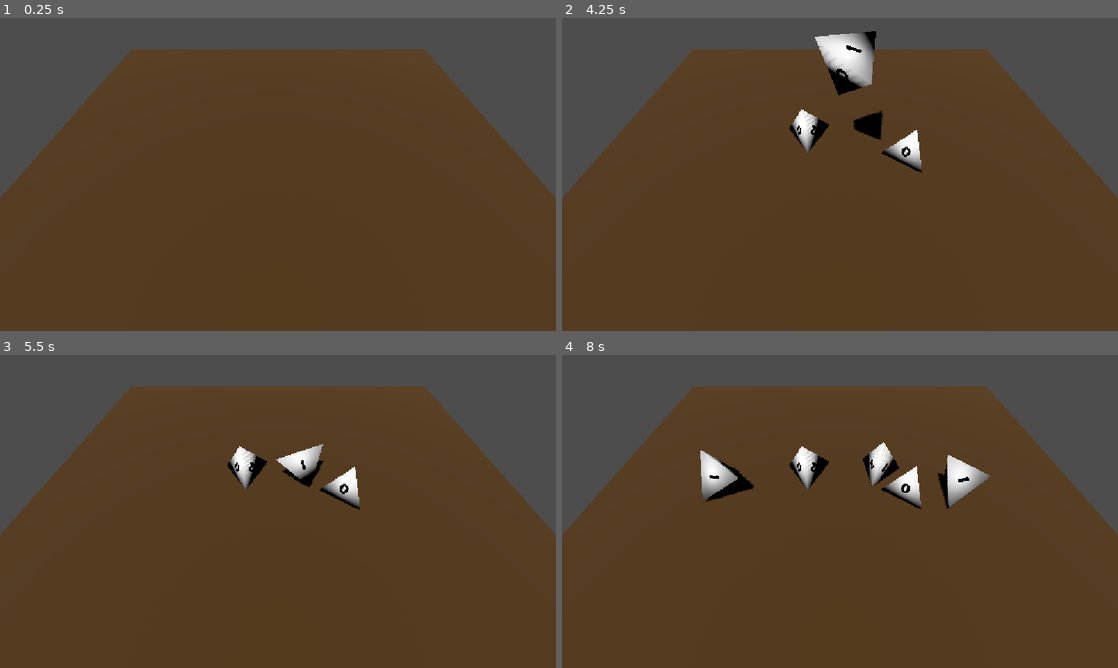
Above: before the commit, frames 1-4 (two rows, left to right).
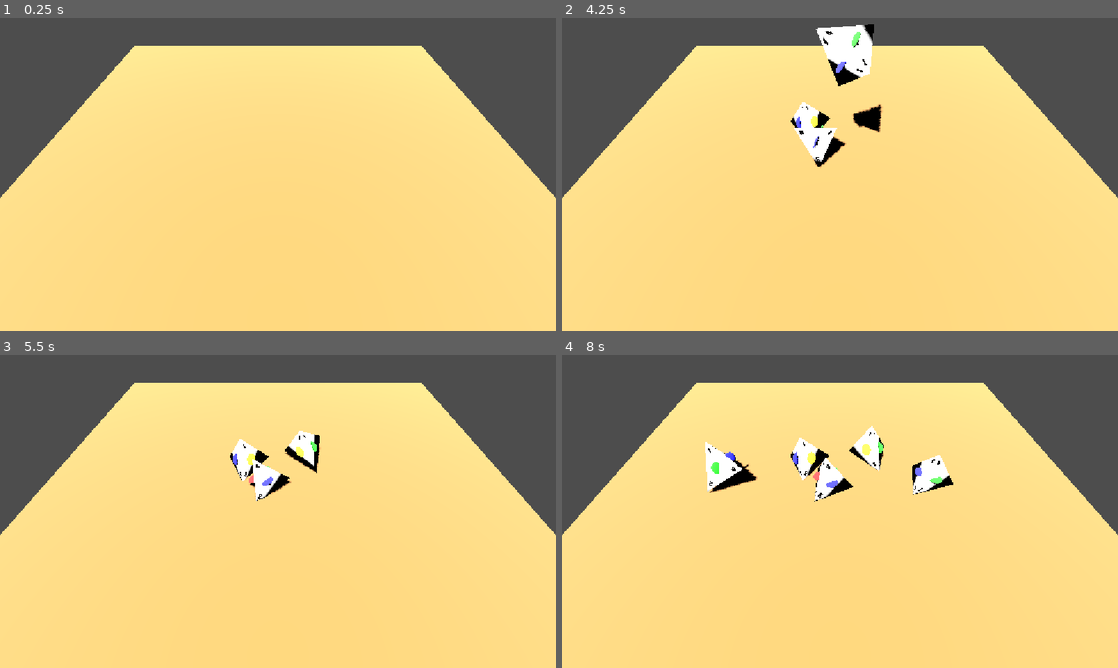
Above: after the commit, the same moments.

Repository: MagicNube/Burn-The-Dice
Game: Godot game, scene res://modules/environment/table.tscn
The game is run twice, just before and just after one commit, with the same random seed, the same clock (stepped at 60 frames per second) and the same inputs. This scene is started directly instead of the project's main scene.
Inputs (mouse positions are in pixels of both pictures, inside the frame that each line leads up to):
- Up to frame 1 (0.25 s): no input
- Up to frame 2 (4.25 s): tap Enter (ui_accept) at 0.5, 0.77, 3.77 s; move the mouse to (962, 158) at 0.52 s; click (962, 158) at 0.67 s; drag from (728, 190) to (812, 237) at 1.27 s; move the mouse to (895, 105) at 2.02 s; click (895, 105) at 2.17 s; drag from (812, 237) to (673, 127) at 2.77 s; move the mouse to (1006, 221) at 3.52 s; click (1006, 221) at 3.67 s
- Up to frame 3 (5.5 s): drag from (111, 464) to (194, 433) at 4.27 s; move the mouse to (305, 511) at 5.02 s; click (305, 511) at 5.17 s
- Up to frame 4 (8 s): drag from (756, 433) to (728, 527) at 5.77 s; tap Enter (ui_accept) at 6.5, 6.77 s; move the mouse to (962, 495) at 6.52 s; click (962, 495) at 6.67 s; drag from (728, 527) to (812, 574) at 7.27 s

The runs differ from the first frame. In frame 1, 79% of the frame differs, in the area x 0-100%, y 8-100%; in frame 2, 79%; in frame 3, 79%; in frame 4, 79%.

Commit message:
Lanzar D4 se funciona correctamente

Diff:
--- a/modules/dice/data/blueprints/die_blueprint.gd
+++ b/modules/dice/data/blueprints/die_blueprint.gd
@@ -16,10 +16,10 @@
 	set(value):
 		is_combustible = value
 		if not value:
-			special_effect = ""
+			burn_effect = "Incombustible"
 		notify_property_list_changed()
 
-@export_multiline var special_effect: String
+@export_multiline var burn_effect: String
 
 @export var is_rigged: bool = false:
 	set(value):
--- /dev/null
+++ b/modules/dice/data/content/d4_layout.gd
@@ -0,0 +1,16 @@
+class_name D4Layout
+extends Resource
+
+const LAYOUT = {
+	# ROJO
+	0: [1,2,3],
+
+	# AZUL
+	1: [2,0,3],
+
+	# VERDE
+	2: [0,1,3],
+
+	# AMARILLO
+	3: [2,1,0]
+}
--- a/modules/dice/data/definitions/d4_definition.gd
+++ b/modules/dice/data/definitions/d4_definition.gd
@@ -2,12 +2,15 @@
 extends DiceDefinition
 
 func get_winning_face_id(markers: Array[MarkerFace]) -> int:
-	var lowest = INF
+	var best_dot = -INF
 	var winner = -1
 
 	for marker in markers:
-		if marker.global_position.y < lowest:
-			lowest = marker.global_position.y
+		var world_normal = marker.get_world_normal()
+		var dot = world_normal.dot(Vector3.DOWN)
+
+		if dot > best_dot:
+			best_dot = dot
 			winner = marker.id
 
 	return winner
--- a/modules/dice/data/definitions/dice_definition.gd
+++ b/modules/dice/data/definitions/dice_definition.gd
@@ -8,6 +8,10 @@
 	var winner = -1
 
 	for marker in markers:
+		print(
+		"ID:", marker.id,
+		" Pos:", marker.global_position
+	)
 		if marker.global_position.y > highest:
 			highest = marker.global_position.y
 			winner = marker.id
--- a/modules/dice/data/definitions/face_geometry.gd
+++ b/modules/dice/data/definitions/face_geometry.gd
@@ -5,8 +5,12 @@
 @export var uv_center: Vector2
 @export var rotation_deg: float
 @export var center_local: Vector3
+@export var local_normal: Vector3
+@export var uv_vertices: PackedVector2Array
 
-func _init(center: Vector3, uv: Vector2, rot: float) -> void:
+func _init(center: Vector3, uv: Vector2, rot: float, normal: Vector3 = Vector3.ZERO,  uvs: PackedVector2Array = PackedVector2Array()) -> void:
 	center_local = center
 	uv_center = uv
 	rotation_deg = rot
+	local_normal = normal
+	uv_vertices = uvs
--- a/modules/dice/data/registry/dice_registry.gd
+++ b/modules/dice/data/registry/dice_registry.gd
@@ -1,8 +1,13 @@
 class_name DiceRegistry
 extends RefCounted
 
+
 static func get_definition(type: DieType.Type) -> DiceDefinition:
-	var def = DiceDefinition.new()
+	var def : DiceDefinition
+	if type == DieType.Type.D4:
+		def = D4Definition.new()
+	else:
+		def = DiceDefinition.new()
 	var geometry_list: Array[FaceGeometry] = []
 
 	match type:
@@ -17,10 +22,10 @@
 			]
 		DieType.Type.D4:
 			geometry_list = [
-				FaceGeometry.new(Vector3(-0.3914, 0.0000, 0.1218), Vector2(0.1405, 0.7636), 150.71),
-				FaceGeometry.new(Vector3(0.1957, -0.2946, 0.1218), Vector2(0.7249, 0.7342), -149.34),
-				FaceGeometry.new(Vector3(0.0000, 0.0000, -0.3655), Vector2(0.1409, 0.2808), 36.71),
-				FaceGeometry.new(Vector3(0.1957, 0.2946, 0.1218), Vector2(0.7139, 0.2361), -145.97)
+				FaceGeometry.new(Vector3(0.1957, 0.2946, 0.1218), Vector2.ZERO, 0.0, Vector3(0.4219, 0.8409, 0.3389), PackedVector2Array([Vector2(0.8595, 0.5016), Vector2(0.4226, 0.2066), Vector2(0.8595, -0.0000)])),
+				FaceGeometry.new(Vector3(-0.3914, 0.0000, 0.1218), Vector2.ZERO, 0.0, Vector3(-0.9280, 0.0000, 0.3727), PackedVector2Array([Vector2(0.0000, 1.0000), Vector2(-0.0000, 0.5272), Vector2(0.4215, 0.7636)])),
+				FaceGeometry.new(Vector3(0.1957, -0.2946, 0.1218), Vector2.ZERO, 0.0, Vector3(0.4219, -0.8409, 0.3389), PackedVector2Array([Vector2(0.8761, 0.9849), Vector2(0.4226, 0.7161), Vector2(0.8761, 0.5016)])),
+				FaceGeometry.new(Vector3(0.0000, 0.0000, -0.3655), Vector2.ZERO, 0.0, Vector3(0.0000, 0.0000, -1.0000), PackedVector2Array([Vector2(0.0000, 0.5272), Vector2(-0.0000, 0.0000), Vector2(0.4226, 0.3151)]))
 			]
 		DieType.Type.D8:
 			geometry_list = [
--- a/modules/dice/runtime/dice.gd
+++ b/modules/dice/runtime/dice.gd
@@ -15,7 +15,6 @@
 
 func initialize(blueprint: DieBlueprint) -> void:
 	var die_type: DieType.Type = blueprint.die_type
-
 	definition = DiceRegistry.get_definition(die_type)
 	content = DiceRegistry.create_single_value_content(blueprint.get_faces())
 
@@ -24,6 +23,27 @@
 			var marker = MarkerFace.new()
 			marker.id = geo.id
 			marker.position = Vector3(geo.center_local.x, geo.center_local.z, -geo.center_local.y)
+			marker.local_normal = Vector3(geo.local_normal.x, geo.local_normal.z, -geo.local_normal.y).normalized()
+
+			var debug_mesh = MeshInstance3D.new()
+			var sphere = SphereMesh.new()
+			sphere.radius = 0.25
+			sphere.height = 0.1
+			debug_mesh.mesh = sphere
+
+			var material := StandardMaterial3D.new()
+			match geo.id:
+				0:
+					material.albedo_color = Color.RED
+				1:
+					material.albedo_color = Color.BLUE
+				2:
+					material.albedo_color = Color.GREEN
+				3:
+					material.albedo_color = Color.YELLOW
+
+			debug_mesh.material_override = material
+			marker.add_child(debug_mesh)
 			add_child(marker)
 			_markers.append(marker)
 
@@ -38,7 +58,7 @@
 
 func _input_event(_camera: Node, event: InputEvent, _event_position: Vector3, _normal: Vector3, _shape_idx: int) -> void:
 	if event is InputEventMouseButton and event.pressed and event.button_index == MOUSE_BUTTON_LEFT:
-		roll(Vector3(randf_range(-2, 2), 10, randf_range(-2, 2)), Vector3(randf_range(-5, 5), randf_range(-5, 5), randf_range(-5, 5)))
+		roll(Vector3(randf_range(-5, 5), 5, randf_range(-5, 5)), Vector3(randf_range(-15, 15), randf_range(-15, 15), randf_range(-15, 15)))
 
 func roll(impulse: Vector3, torque: Vector3) -> void:
 	_is_rolling = true
@@ -51,8 +71,7 @@
 		_is_rolling = false
 		if definition == null or content == null: return
 
-		var resultados = definition.get_winning_face_id(_markers)
-		var winner_id = resultados
+		var winner_id = definition.get_winning_face_id(_markers)
 
 		if winner_id != -1 and winner_id < content.faces.size():
 			var result = content.faces[winner_id].values
--- a/modules/dice/runtime/marker_face.gd
+++ b/modules/dice/runtime/marker_face.gd
@@ -2,3 +2,7 @@
 extends Marker3D
 
 @export var id: int = 0
+var local_normal: Vector3 = Vector3.ZERO
+
+func get_world_normal() -> Vector3:
+	return global_transform.basis * local_normal
--- a/modules/dice/scenes/d6.tscn
+++ b/modules/dice/scenes/d6.tscn
@@ -20,13 +20,14 @@
 [sub_resource type="ConvexPolygonShape3D" id="ConvexPolygonShape3D_h0l5x"]
 points = PackedVector3Array(-0.7003613, -0.7004, -0.7004, 0.70036787, 0.7004, 0.7004, 0.70036787, 0.7004, -0.7004, -0.7003613, 0.7004, 0.7004, 0.70036787, -0.7004, 0.7004, -0.7003613, 0.7004, -0.7004, 0.70036787, -0.7004, -0.7004, -0.7003613, -0.7004, 0.7004)
 
-[node name="Dice" type="RigidBody3D" unique_id=1600995798 node_paths=PackedStringArray("mesh_instance", "sub_viewport", "face_controller")]
+[node name="Dice" type="RigidBody3D" unique_id=1600995798 node_paths=PackedStringArray("sub_viewport", "face_controller")]
 script = ExtResource("1_h0l5x")
-mesh_instance = NodePath("d6_dice/1d6")
 sub_viewport = NodePath("SubViewport")
 face_controller = NodePath("SubViewport/FaceController")
 definition = SubResource("Resource_180xf")
 content = SubResource("Resource_a5h4m")
+
+[node name="d6_dice" parent="." unique_id=515249820 instance=ExtResource("8_3b6hl")]
 
 [node name="SubViewport" type="SubViewport" parent="." unique_id=1398002143]
 size = Vector2i(1024, 1024)
@@ -42,9 +43,7 @@
 script = ExtResource("6_tlogu")
 custom_font = ExtResource("7_or8cb")
 
-[node name="d6_dice" parent="." unique_id=11833900 instance=ExtResource("8_3b6hl")]
-
-[node name="CollisionShape3D" type="CollisionShape3D" parent="." unique_id=1471594571]
+[node name="CollisionShape3D" type="CollisionShape3D" parent="." unique_id=1012385093]
 shape = SubResource("ConvexPolygonShape3D_h0l5x")
 
 [editable path="d6_dice"]
--- a/modules/dice/ui/face_controller.gd
+++ b/modules/dice/ui/face_controller.gd
@@ -13,40 +13,16 @@
 	queue_redraw()
 
 func _draw() -> void:
-	draw_rect(Rect2(Vector2.ZERO, get_size()), Color.WHITE)
-
-	if definition == null: return
-
-	var font = custom_font if custom_font != null else ThemeDB.fallback_font
-	var scaled_text_size = int(get_size().x * 0.15)
-
-	for geo in definition.geometry:
-		var fixed_uv = Vector2(geo.uv_center.x, 1.0 - geo.uv_center.y)
-		var pixel_center = fixed_uv * get_size()
-		var base_transform = Transform2D(deg_to_rad(-geo.rotation_deg), pixel_center)
-
-		var text_to_draw = str(geo.id)
-		var string_size = font.get_string_size(text_to_draw, HORIZONTAL_ALIGNMENT_CENTER, -1, scaled_text_size)
-		var ascent = font.get_ascent(scaled_text_size)
-		var descent = font.get_descent(scaled_text_size)
-		var text_offset = Vector2(-string_size.x / 2.0, (ascent - descent) / 2.0)
-
-		draw_set_transform_matrix(base_transform)
-		draw_string(font, text_offset, text_to_draw, HORIZONTAL_ALIGNMENT_CENTER, -1, scaled_text_size, Color.BLACK)
-
-	draw_set_transform_matrix(Transform2D.IDENTITY)
-
-func _redraw() -> void:
 	var canvas_size = get_size()
 	draw_rect(Rect2(Vector2.ZERO, canvas_size), Color.WHITE)
 
 	if definition == null or content == null: return
 
 	var font = custom_font if custom_font != null else ThemeDB.fallback_font
+	var actual_text_ratio = text_size_ratio
 
-	var actual_text_ratio = text_size_ratio
 	if die_type == DieType.Type.D4:
-		actual_text_ratio = text_size_ratio * 0.7
+		actual_text_ratio = text_size_ratio * 0.5
 
 	var scaled_text_size = int(canvas_size.x * actual_text_ratio)
 	var total_faces = content.faces.size()
@@ -58,35 +34,43 @@
 			var face_data = content.faces[geo_id]
 
 			if not face_data.values.is_empty():
-				var fixed_uv = Vector2(geo.uv_center.x, 1.0 - geo.uv_center.y)
-				var pixel_center = fixed_uv * canvas_size
+				if die_type == DieType.Type.D4 and geo.uv_vertices.size() == 3:
+					var a_uv = Vector2(geo.uv_vertices[0].x, 1.0 - geo.uv_vertices[0].y) * canvas_size
+					var b_uv = Vector2(geo.uv_vertices[1].x, 1.0 - geo.uv_vertices[1].y) * canvas_size
+					var c_uv = Vector2(geo.uv_vertices[2].x, 1.0 - geo.uv_vertices[2].y) * canvas_size
 
-				var base_transform = Transform2D(deg_to_rad(-geo.rotation_deg), pixel_center)
+					var centroid = (a_uv + b_uv + c_uv) / 3.0
+					var lerp_factor = 0.65
 
-				if die_type == DieType.Type.D4:
-					var radius = canvas_size.x * 0.05
+					var pos_a = centroid.lerp(a_uv, lerp_factor)
+					var pos_b = centroid.lerp(b_uv, lerp_factor)
+					var pos_c = centroid.lerp(c_uv, lerp_factor)
 
-					var d4_indices: Array[int] = []
-					for j in range(4):
-						if j != geo_id:
-							d4_indices.append(j)
+					var indices = D4Layout.LAYOUT[geo_id]
+					var positions = [pos_a, pos_b, pos_c]
+					var rotations = [
+						(a_uv - centroid).angle() + (PI / 2.0),
+						(b_uv - centroid).angle() + (PI / 2.0),
+						(c_uv - centroid).angle() + (PI / 2.0)
+					]
 
 					for i in range(3):
-						var safe_index = d4_indices[i] % total_faces
+						var safe_index = indices[i] % total_faces
 						var text_to_draw = content.faces[safe_index].values[0]
+
 						var string_size = font.get_string_size(text_to_draw, HORIZONTAL_ALIGNMENT_CENTER, -1, scaled_text_size)
 						var ascent = font.get_ascent(scaled_text_size)
 						var descent = font.get_descent(scaled_text_size)
 						var text_offset = Vector2(-string_size.x / 2.0, (ascent - descent) / 2.0)
 
-						var angle = (i * (PI * 2.0 / 3.0)) - (PI / 2.0)
-						var pos_offset = Vector2(cos(angle), sin(angle)) * radius
-						var text_rot = angle + (PI / 2.0)
-
-						var local_transform = Transform2D(text_rot, pos_offset)
-						draw_set_transform_matrix(base_transform * local_transform)
+						var transform = Transform2D(rotations[i], positions[i])
+						draw_set_transform_matrix(transform)
 						draw_string(font, text_offset, text_to_draw, HORIZONTAL_ALIGNMENT_CENTER, -1, scaled_text_size, Color.BLACK)
 				else:
+					var fixed_uv = Vector2(geo.uv_center.x, 1.0 - geo.uv_center.y)
+					var pixel_center = fixed_uv * canvas_size
+					var base_transform = Transform2D(deg_to_rad(-geo.rotation_deg), pixel_center)
+
 					var text_to_draw = face_data.values[0]
 					var string_size = font.get_string_size(text_to_draw, HORIZONTAL_ALIGNMENT_CENTER, -1, scaled_text_size)
 					var ascent = font.get_ascent(scaled_text_size)
--- /dev/null
+++ b/modules/environment/combat.tscn
@@ -0,0 +1,7 @@
+[gd_scene format=3 uid="uid://bhiueuw4wrpar"]
+
+[node name="Combat UI" type="CanvasLayer" unique_id=300134934]
+
+[node name="Margin" type="MarginContainer" parent="." unique_id=2057313457]
+offset_right = 40.0
+offset_bottom = 40.0
--- a/modules/environment/table.tscn
+++ b/modules/environment/table.tscn
@@ -30,10 +30,11 @@
 d10_scene = ExtResource("5_7n3lg")
 
 [node name="Camera3D" type="Camera3D" parent="." unique_id=780057799]
-transform = Transform3D(1, 0, 0, 0, 0.57357645, 0.81915206, 0, -0.81915206, 0.57357645, 0, 7, 5)
+transform = Transform3D(1, 0, 0, 0, 0.57357645, 0.81915206, 0, -0.81915206, 0.57357645, 0, 7, 5.4894257)
 
 [node name="DirectionalLight3D" type="DirectionalLight3D" parent="." unique_id=1885947841]
-transform = Transform3D(0.8660254, 0.43301272, -0.24999999, 0, 0.49999997, 0.86602545, 0.5, -0.75, 0.43301266, 0, 50, 0)
+transform = Transform3D(0.8660254, 0.43301272, -0.25, 0, 0.49999997, 0.86602545, 0.5, -0.75, 0.4330127, 0.08560085, 17.899376, 12.887762)
+light_energy = 16.0
 shadow_enabled = true
 
 [node name="Floor" type="StaticBody3D" parent="." unique_id=1793906146]
Binary file changed: modules/dice/assets/models/d4_dice.glb
Binary file added: modules/dice/assets/models/d4_dice_1d4 Color base.png
Not shown, added: modules/dice/assets/models/d4_dice_1d4 Color base.png.import
Not shown, added: modules/dice/data/content/d4_layout.gd.uid
